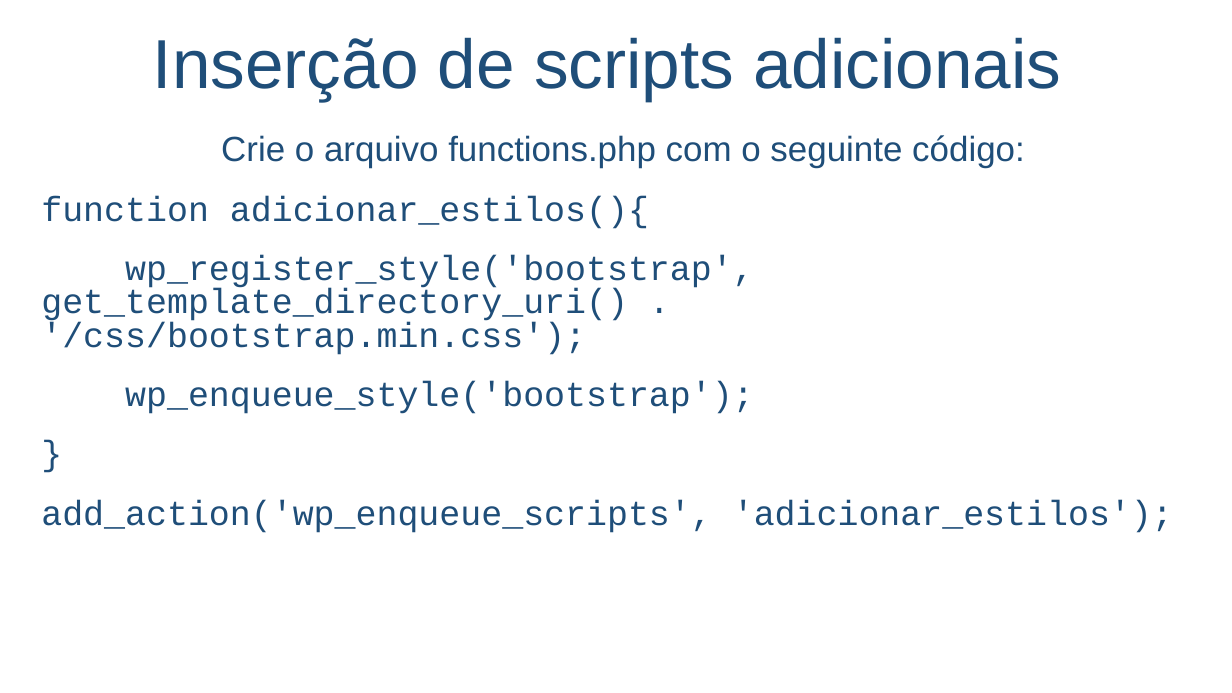
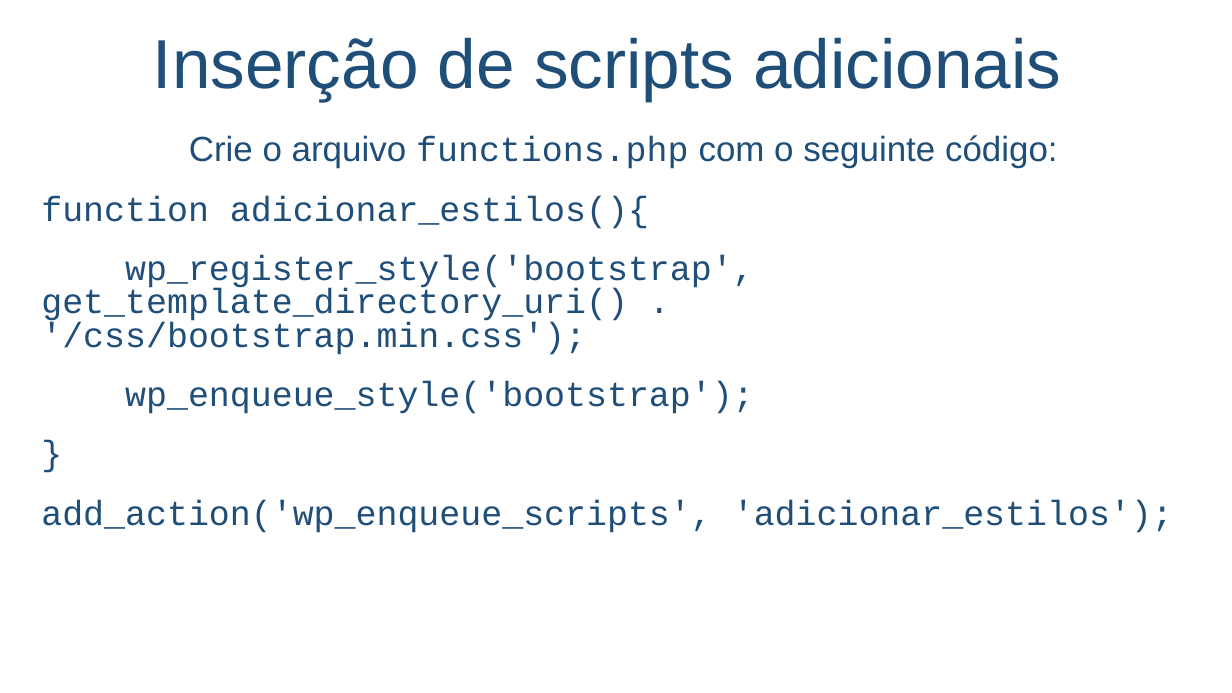
Before and after one commit to salmo-jr/public-slides, a slide deck: slide 15 of wordpress-como-criar-um-novo-tema.pptx (slide 14 before the commit). Drawn at 1232x693 pixels with LibreOffice and Linux fonts; fonts in the diff are those of the drawing; background and template pictures are left out. Boxes give left, top, right and bottom in pixels: in the first picture for what was removed or moved away, otherwise in the second. Text is boxed around its words. In the diff, an @@ line names an element or a change of style, - is before the commit and + after.

Commit message:
inserção de novos slides

```diff
--- a/wordpress-como-criar-um-novo-tema.pptx
+++ b/wordpress-como-criar-um-novo-tema.pptx
@@ text at box(189, 135, 1058, 169): font Arial to Courier New in "functions.php" @@
```
Also in this commit, not shown: 7 other slides changed, 6 slides added.
